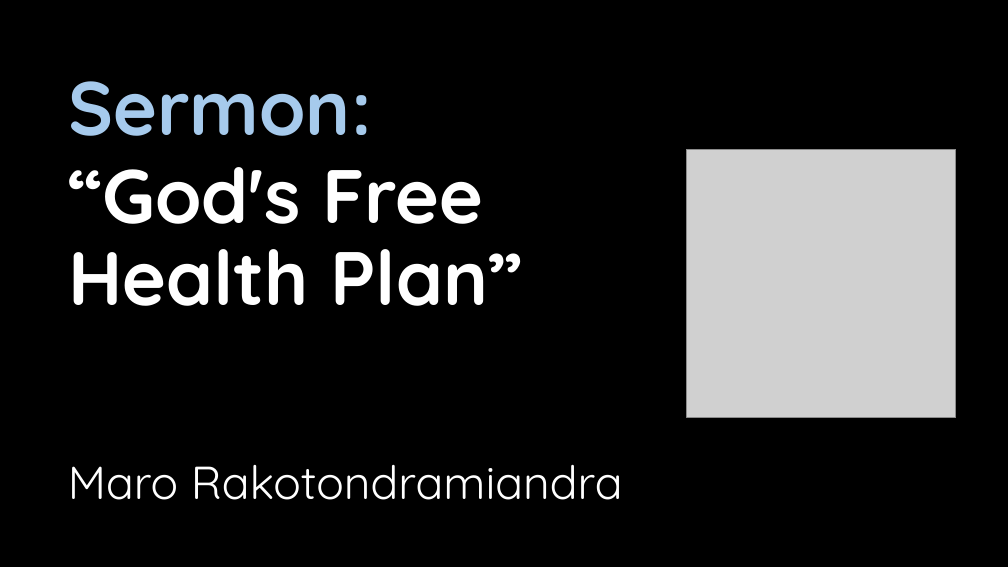
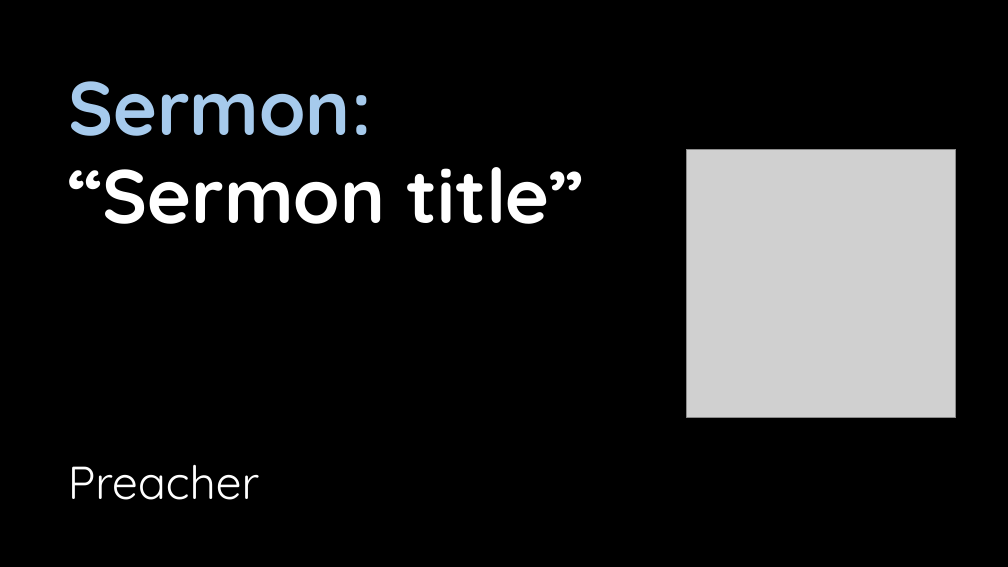
Before and after one commit to notnotedvard/isda-pptgen, a slide deck: slide 7 of assets/template.pptx (slide 6 before the commit). Drawn at 1008x567 pixels with LibreOffice and Linux fonts; fonts in the diff are those of the drawing; grey boxes stand for pictures; background and template pictures are left out. Boxes give left, top, right and bottom in pixels: in the first picture for what was removed or moved away, otherwise in the second. Text is boxed around its words. In the diff, an @@ line names an element or a change of style, - is before the commit and + after.

```diff
--- a/assets/template.pptx
+++ b/assets/template.pptx
@@ text at bbox=[68, 167, 585, 224]: text changed @@
-“God's Free Health Plan”
+“Sermon title”
@@ text at bbox=[68, 465, 259, 500]: text changed @@
-Maro Rakotondramiandra
+Preacher
```
Also in this commit, not shown: 1 slide added, 1 other file.
